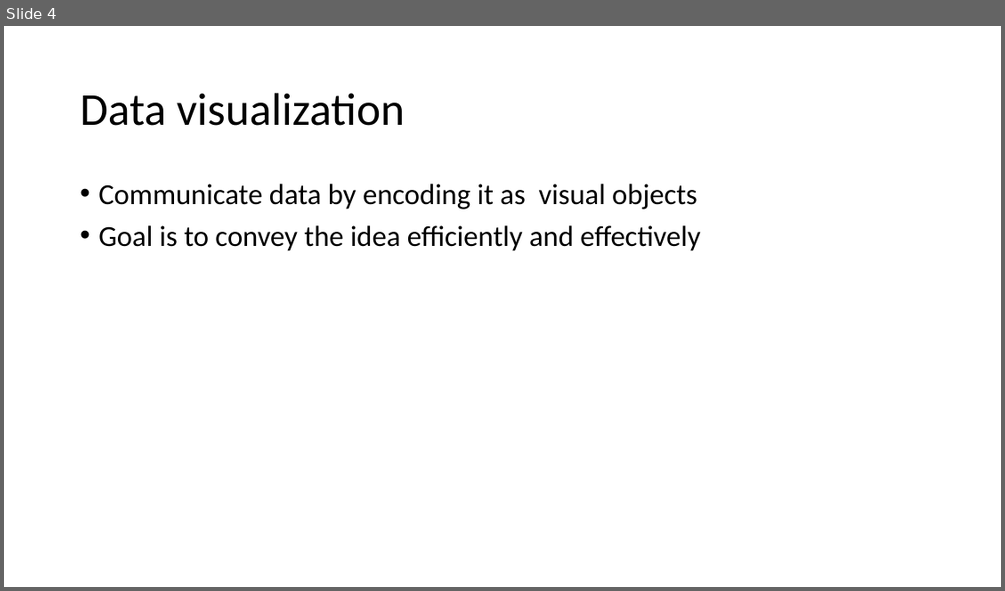
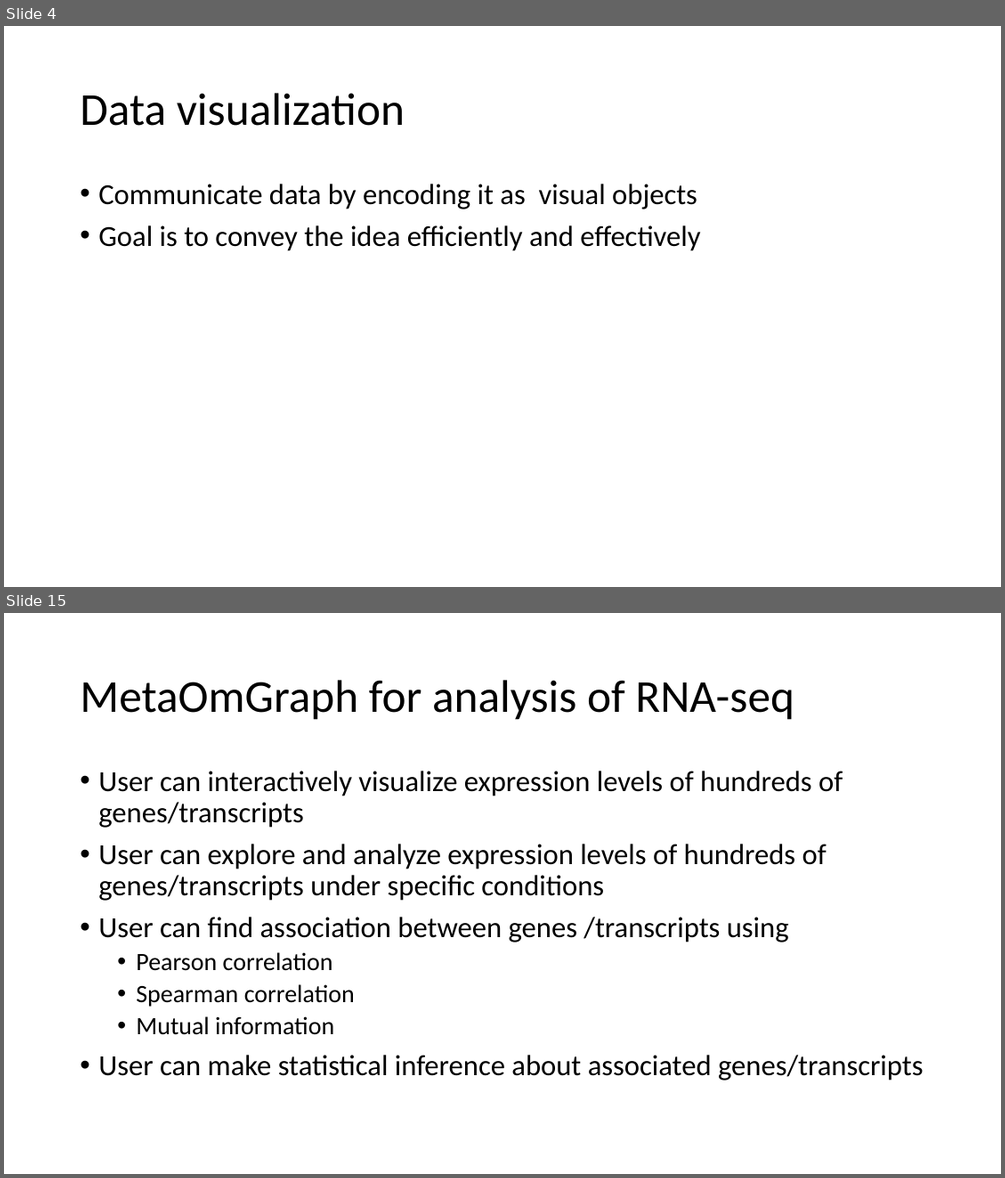
Before and after one commit to urmi-21/MOGtutorial, a slide deck: EDA_MOG.pptx. Shown one above the other, each under a label of ours: slide 4 before the commit, slides 4 and 15 after it; the slides between them are not shown. The pictures are 1005x591 and 1005x1178 pixels, drawn with LibreOffice and Linux fonts; fonts in the diff are those of the drawing. Boxes give left, top, right and bottom in pixels: in the first picture for what was removed or moved away, otherwise in the second. Text is boxed around its words. In the diff, an @@ line names an element or a change of style, - is before the commit and + after.

```diff
--- a/EDA_MOG.pptx
+++ b/EDA_MOG.pptx
@@ slide 15 added at box(4, 613, 1001, 1174), background #FFFFFF @@
@@ title added at box(80, 680, 794, 720), 44 pt, text #000000 @@
+MetaOmGraph for analysis of RNA-seq
@@ text added at box(98, 771, 923, 1080), 28 pt, text #000000 @@
+• User can interactively visualize expression levels of hundreds of genes/transcripts
+• User can explore and analyze expression levels of hundreds of genes/transcripts under specific conditions
+• User can find association between genes /transcripts using
+  • Pearson correlation
+  • Spearman correlation
+  • Mutual information
+• User can make statistical inference about associated genes/transcripts
```
Also in this commit, not shown: 1 slide changed, 18 other slides added, 3 slides removed.
